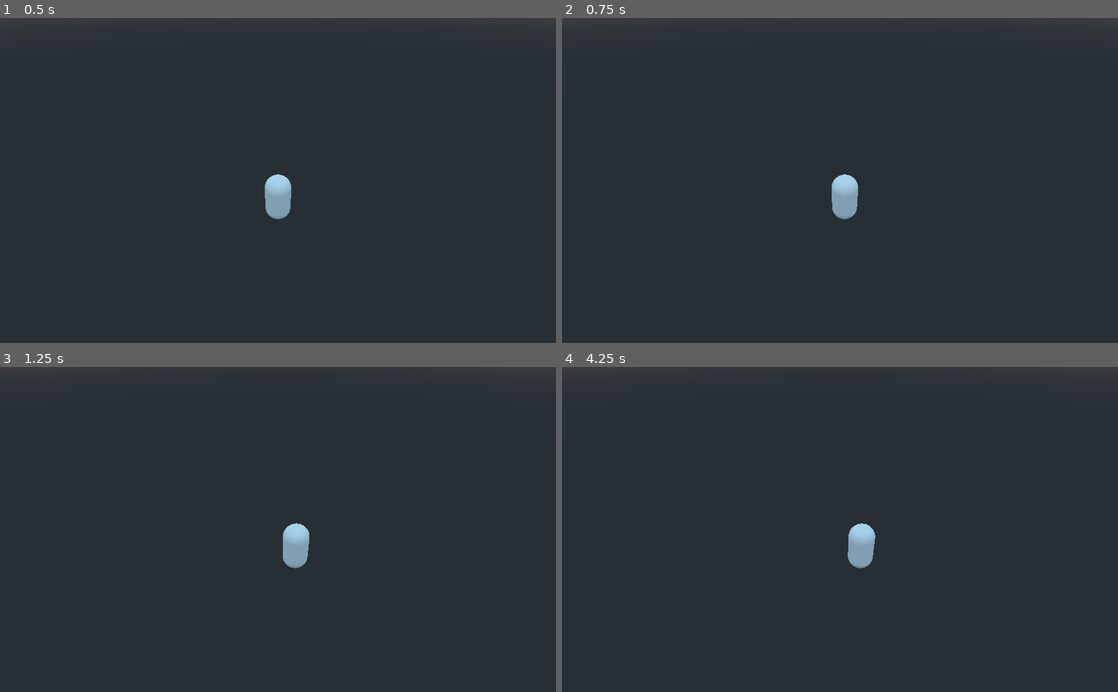
Above: before the commit, frames 1-4 (two rows, left to right).
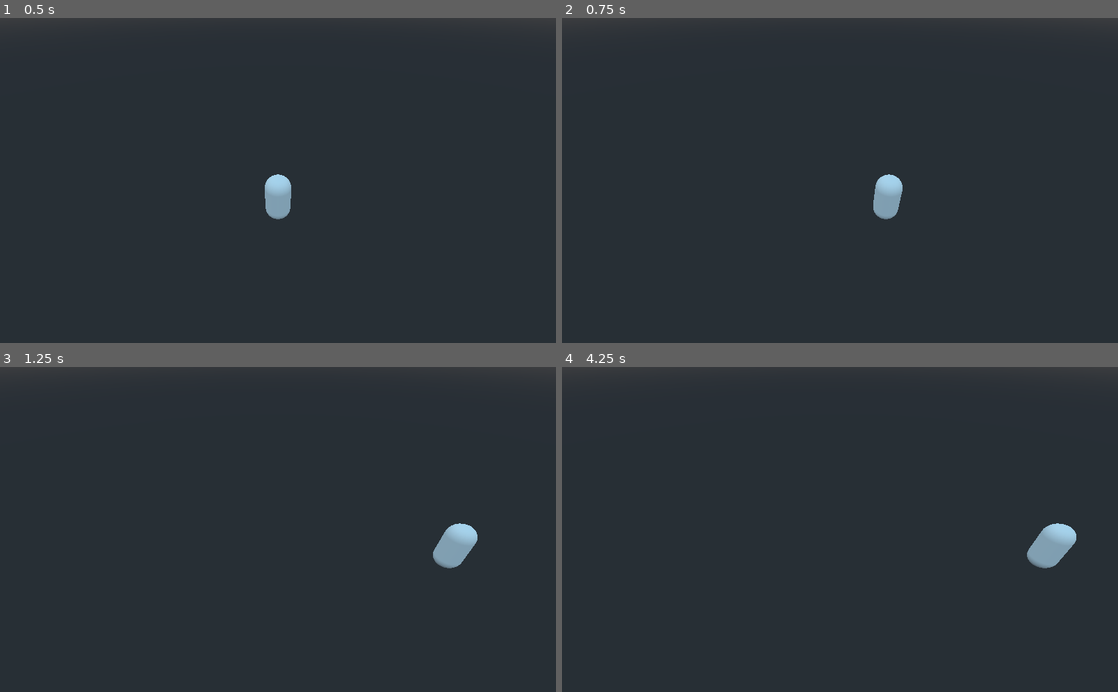
Above: after the commit, the same moments.

Repository: avinanick/WizardArenaGame
Game: Godot game, scene res://Scenes/Characters/Wizard.tscn
Same seed, same stepped clock (60 frames per second), same inputs: the game is played once before the commit and once after it. The project has no main scene, so this scene is started directly.
Inputs:
- Up to frame 1 (0.5 s): no input
- Up to frame 2 (0.75 s): tap Enter at 0.5 s; hold D (move_right) from 0.53 s (still down)
- Up to frame 3 (1.25 s): keep holding D (move_right)
- Up to frame 4 (4.25 s): release D (move_right) at 1.28 s; hold S (move_down) 1.28-2.03 s; hold D (move_right) 2.03-2.78 s; hold W (move_up) 2.78-3.53 s; hold A (move_left) from 3.53 s (still down)

Frame 1 is identical in both runs. In frame 2, 1.1% of the frame differs, in the area x 48-62%, y 48-62%; in frame 3, 1.3%; in frame 4, 1.4%, in the area x 51-93%, y 48-62%.

Commit message:
Increased the wizard base move speed.

Diff:
--- a/Scenes/Characters/Wizard.tscn
+++ b/Scenes/Characters/Wizard.tscn
@@ -26,5 +26,6 @@
 [node name="HealthComponent" parent="." instance=ExtResource( 4 )]
 
 [node name="MoveComponent" parent="." instance=ExtResource( 2 )]
+move_speed = 10.0
 
 [node name="ControlComponent" parent="." instance=ExtResource( 3 )]
